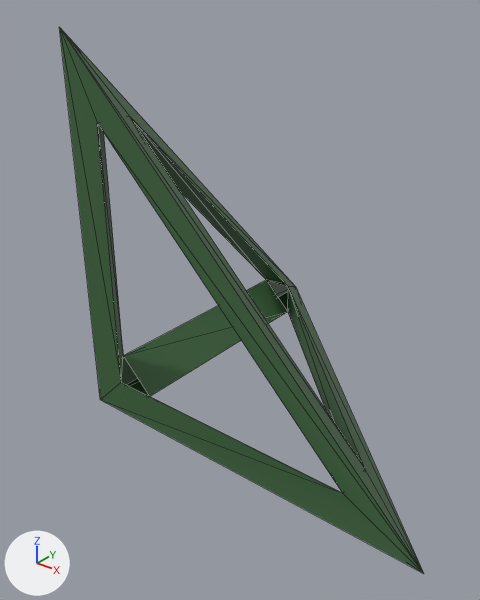
The glTF model dist/Model/glass-corner.glb, before and after one commit.
One viewpoint serves both versions: a 50 mm lens placed at (0.821, -1.504, 0.599), pointed at (-0.18, -0.253, -0.176). Lighting does not change. The marker at lower left points along +X, +Y and +Z. Mesh edges are drawn as thin lines. Vertices at the same position are counted once.

Names of what the first picture shows: 'glass-corner'.
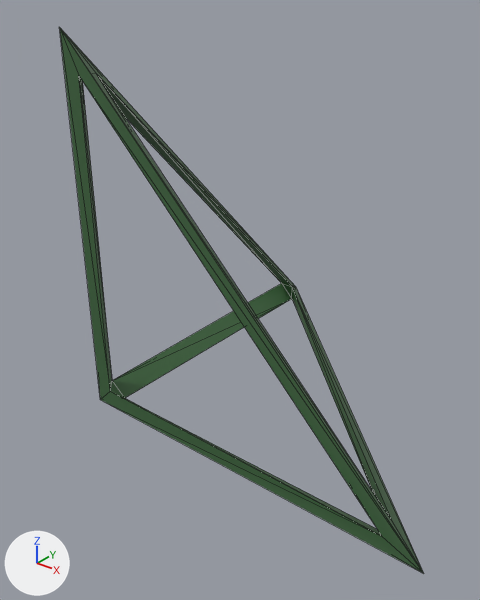
Commit message: updated glass

Diff of the bpy script that builds the scene:
```diff
--- a/dist/Model/glass-corner.glb.py
+++ b/dist/Model/glass-corner.glb.py
@@ me_cube_021 @@
 # used by ob_glass_corner; location = (0.0, 0.0, 0.0)
 # verts and faces of me_cube_021; kept vertices keep their numbers, new ones are numbered from 16
 # before: 4 (-0.4, -0.5, -0.4) at pixel (121, 382), 5 (-0.4, -0.5, 0.3) at pixel (97, 122), 6 (0.3, -0.5, -0.4) at pixel (342, 493), 7 (-0.5, 0.3, -0.4) at pixel (266, 279), 8 (-0.5, -0.4, -0.4) at pixel (123, 355)
 # before: 9 (-0.5, -0.4, 0.3), 10 (-0.4, 0.3, -0.5) at pixel (287, 311), 11 (-0.4, -0.4, -0.5) at pixel (149, 396), 12 (0.3, -0.4, -0.5), 13 (-0.4, -0.4, 0.3) at pixel (129, 116)
 # before: 14 (0.3, -0.4, -0.4) at pixel (365, 469), 15 (-0.4, 0.3, -0.4) at pixel (288, 286)
-me_cube_021.from_pydata(...)  # 16 vertices, 36 faces; spans x -0.5..0.5, y -0.5..0.5, z -0.5..0.5
+me_cube_021.from_pydata(...)  # 16 vertices, 40 faces; spans x -0.5..0.5, y -0.5..0.5, z -0.5..0.5
+# me_cube_021 part 1
+verts[4] = (-0.45, -0.5, -0.45)  # moved, pixel (110, 391)
+verts[5] = (-0.45, -0.5, 0.4)  # moved, pixel (78, 75)
+verts[6] = (0.4, -0.5, -0.46)  # moved, pixel (381, 536)
+verts[7] = (-0.5, 0.4, -0.45)  # moved, pixel (281, 283)
+verts[8] = (-0.5, -0.45, -0.46)  # moved, pixel (112, 380)
+verts[9] = (-0.5, -0.45, 0.4)  # moved
+verts[10] = (-0.45, 0.4, -0.5)  # moved, pixel (291, 298)
+verts[11] = (-0.45, -0.45, -0.5)  # moved, pixel (124, 398)
+verts[12] = (0.4, -0.45, -0.5)  # moved
+verts[13] = (-0.45, -0.45, 0.4)  # moved, pixel (95, 72)
+verts[14] = (0.4, -0.45, -0.46)  # moved, pixel (392, 522)
+verts[15] = (-0.45, 0.4, -0.45)  # moved, pixel (292, 286)
+faces += [(6, 14, 12), (4, 11, 8), (5, 9, 13), (7, 10, 15)]
 me_cube_021.materials.append(mat_true_white)
```

What differs and where, as boxes (x1, y1, x2, y2) in the pictures (480 x 600 px):
part 1 of me_cube_021, built on: (62, 47, 419, 568) in both
